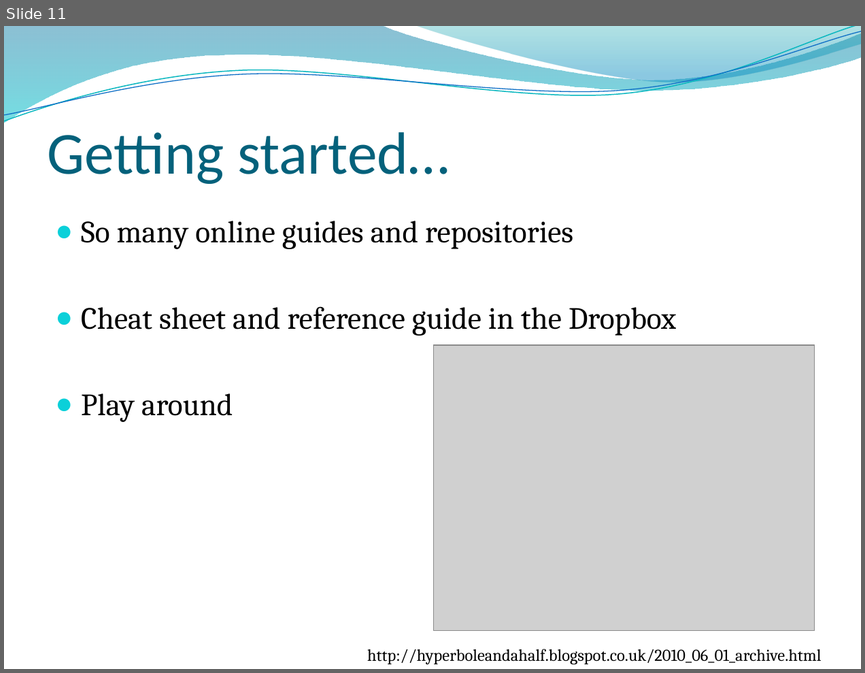
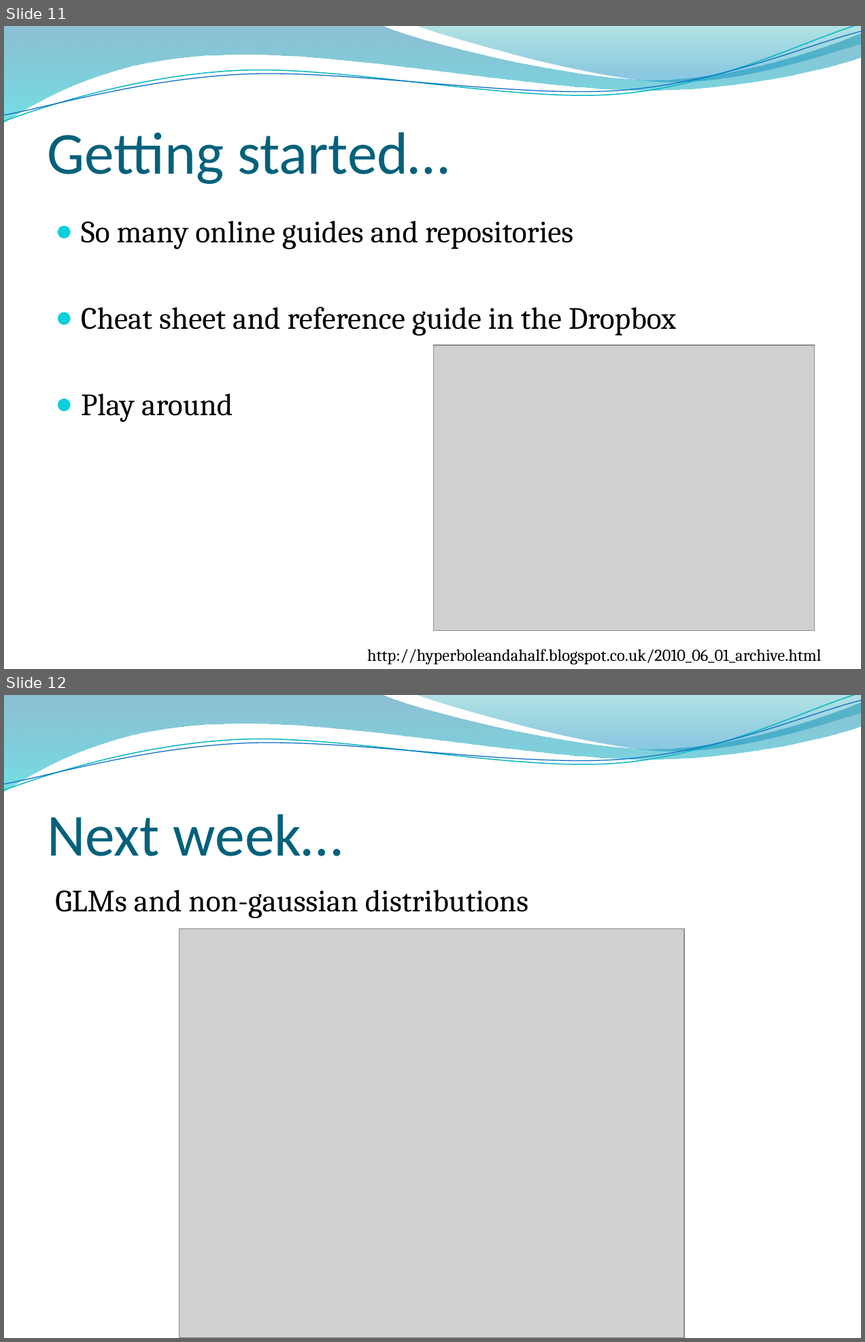
Before and after one commit to katieleach/RClinicQUB, a slide deck: Session 16 Outputs and reports/Session16.pptx. Shown one above the other, each under a label of ours: slide 11 before the commit, slides 11 and 12 after it. The pictures are 865x673 and 865x1342 pixels, drawn with LibreOffice and Linux fonts; fonts in the diff are those of the drawing; grey boxes stand for pictures; background and template pictures are left out. Boxes give left, top, right and bottom in pixels: in the first picture for what was removed or moved away, otherwise in the second. Text is boxed around its words. In the diff, an @@ line names an element or a change of style, - is before the commit and + after.

```diff
--- a/Session 16 Outputs and reports/Session16.pptx
+++ b/Session 16 Outputs and reports/Session16.pptx
@@ slide 12 added at <box>4,695,861,1338</box>, background picture (left out); not listed: 4 template elements that a slide beside it also shows @@
@@ title added at <box>47,814,343,856</box>, 50 pt, text #04617B @@
+Next week…
@@ text added at <box>55,889,528,918</box>, 26 pt, text #000000 @@
+GLMs and non-gaussian distributions
@@ picture added at <box>179,928,684,1338</box> @@
```
Also in this commit, not shown: 2 slides changed, 2 other files.
